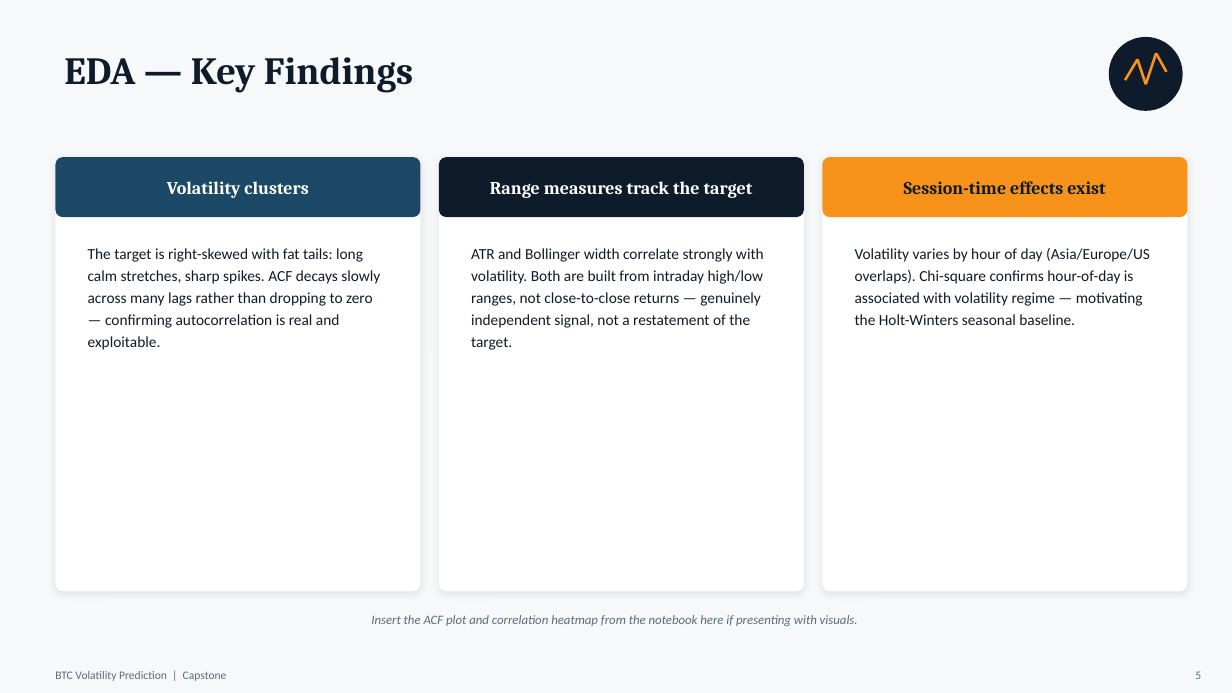
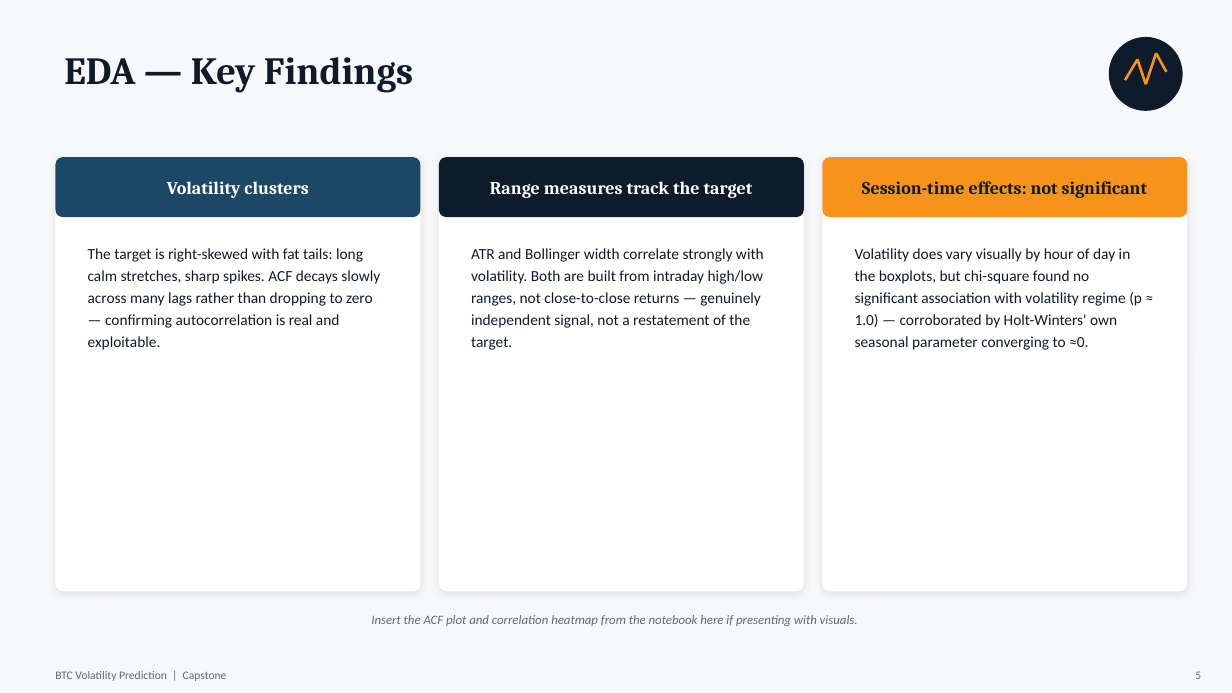
Before and after one commit to mhejairi10/bitcoin-volatility-prediction, a slide deck: slide 5 of presentation/capstone-btc-volatility.pptx. Drawn at 1232x693 pixels with LibreOffice and Linux fonts; fonts in the diff are those of the drawing. Boxes give left, top, right and bottom in pixels: in the first picture for what was removed or moved away, otherwise in the second. Text is boxed around its words. In the diff, an @@ line names an element or a change of style, - is before the commit and + after.

```diff
--- a/presentation/capstone-btc-volatility.pptx
+++ b/presentation/capstone-btc-volatility.pptx
@@ text at (862, 181, 1148, 198): text changed @@
-Session-time effects exist
+Session-time effects: not significant
@@ text at (855, 248, 1142, 350): text changed @@
-Volatility varies by hour of day (Asia/Europe/US overlaps). Chi-square confirms hour-of-day is associated with volatility regime — motivating the Holt-Winters seasonal baseline.
+Volatility does vary visually by hour of day in the boxplots, but chi-square found no significant association with volatility regime (p ≈ 1.0) — corroborated by Holt-Winters' own seasonal parameter converging to ≈0.
```
Also in this commit, not shown: 10 other slides changed, 1 slide added, 7 other files.
